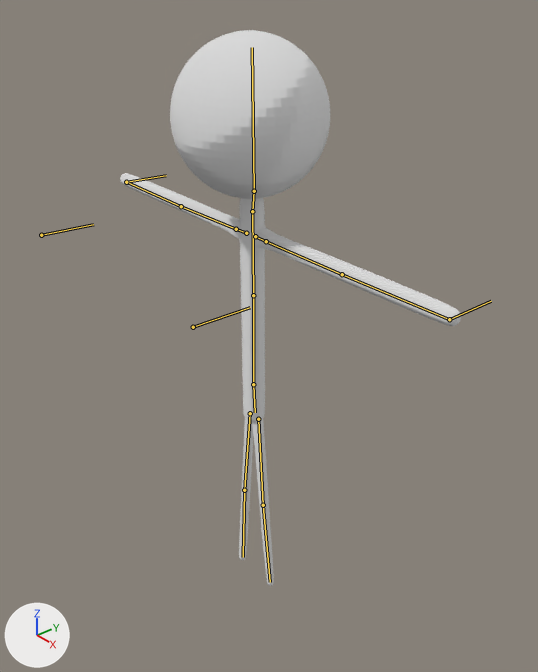
The Blender file SticksNBones_Game/Assets/Renders/Classico.blend, before and after one commit.
The view is the same before and after, from a camera (50 mm lens) standing at (1.348, -1.073, 1.131) and looking at (0.097, -0.022, 0.267). Lighting does not change. The marker at lower left points along +X, +Y and +Z. The bones that bend it are drawn over the model as lines.
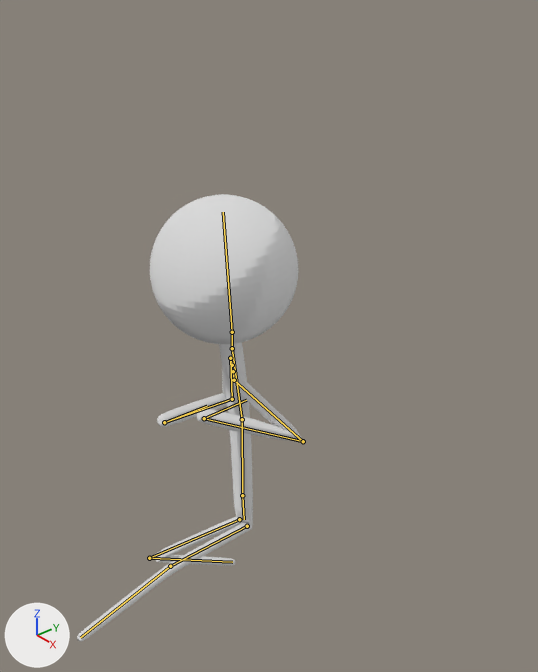
The newer file adds an action. The first version stands in its rest pose; the second is drawn at frame 3 of the action 'CrouchKick'.

Location of each change, (x1, y1, x2, y2) in pixels of the pictures (538 x 672 px):
'Cylinder.001', posed (34% narrower, 19% shorter): before (120, 30, 461, 586); after (77, 194, 302, 642)
bone 'stomach', root to tip: before (253, 384) to (253, 295); after (242, 495) to (242, 419)
bone 'chest', root to tip: before (253, 295) to (252, 211); after (242, 419) to (232, 348)
bone 'head', root to tip: before (254, 191) to (252, 47); after (232, 332) to (223, 212)
bone 'armik.l', root to tip: before (449, 319) to (491, 301); after (204, 418) to (246, 400)
bone 'armik.r', root to tip: before (126, 182) to (166, 175); after (164, 422) to (207, 406)

The edits, one by one:
Bone 'base' (bone_base) moves from (0.0, 0.0, 0.0) to (0.01, 0.16, 1.54).
Bone 'stomach' (bone_stomach) turns from (0, 0, 0) to (0, -34, 0) degrees about its own x, y and z.
Bone 'chest' (bone_chest) turns from (0, 0, 0) to (6, 1, 0) degrees about its own x, y and z.
Bone 'head' (bone_head) turns from (0, 0, 0) to (-4, 19, -2) degrees about its own x, y and z.
Bone 'ikleg.l' (bone_ikleg_l) moves from (0.0, 0.0, 0.0) to (-0.08, -2.82, -0.51).
Bone 'knee.l' (bone_knee_l) moves from (0.0, 0.0, 0.0) to (0.1, 0.04, -0.4).
Bone 'ikleg.r' (bone_ikleg_r) moves from (0.0, 0.0, 0.0) to (-0.03, -0.2, -0.02).
Bone 'knee.r' (bone_knee_r) moves from (0.0, 0.0, 0.0) to (0.12, 0.07, -0.11).
Bone 'armik.l' (bone_armik_l) moves from (0.0, 0.0, 0.0) to (0.78, -0.83, 2.78).
Bone 'elbowik.l' (bone_elbowik_l) moves from (0.0, 0.0, 0.0) to (1.23, 0.01, 1.07).
Bone 'armik.r' (bone_armik_r) moves from (0.0, 0.0, 0.0) to (-0.44, -0.87, 3.05).
Bone 'elbowik.r' (bone_elbowik_r) moves from (0.0, 0.0, 0.0) to (-2.7, 0.23, 2.58).
